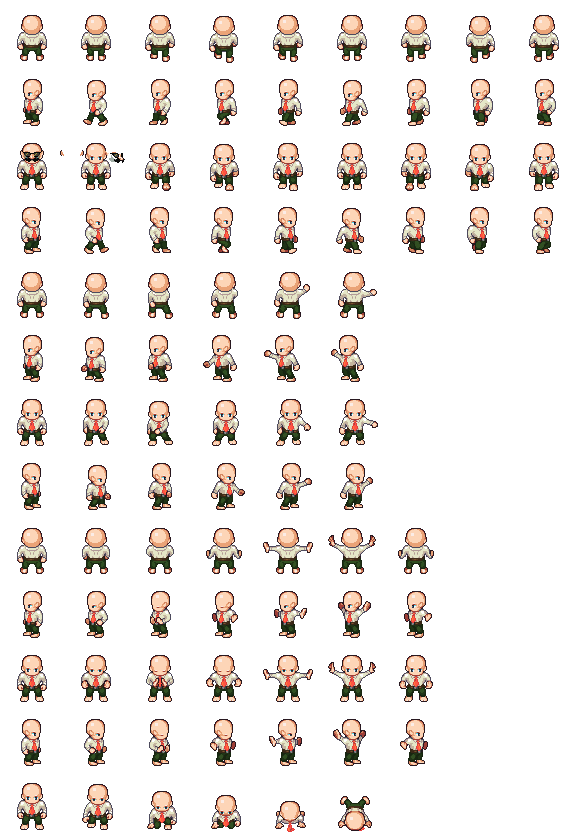
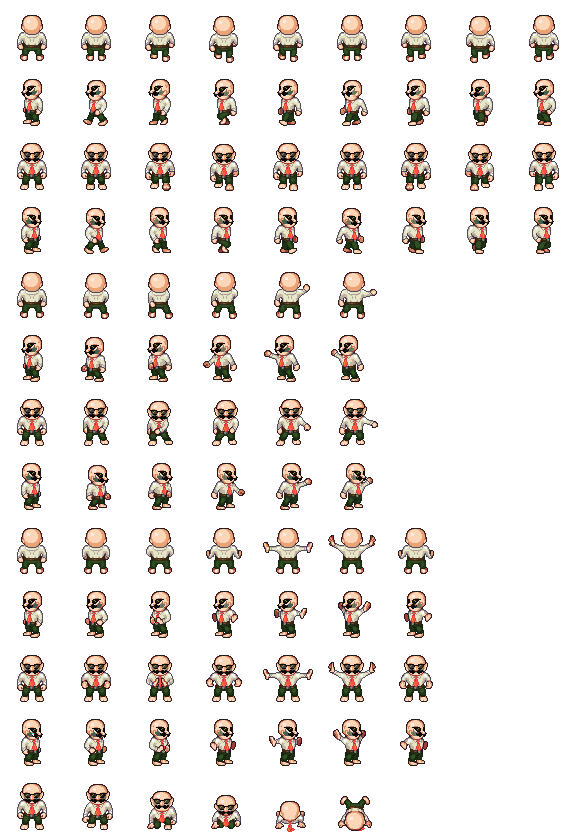
Before/after of a 576px x 832px layered artwork. What changed in the layer stack:
painted on "Pants" over [26, 606, 38, 672]
removed group "Layer Group Facial" (23 layers) over [60, 150, 125, 163]
renamed "Hair" to "Layer Group Facial", showed it, moved it out of group "Layer Group Facial", painted on it over [20, 84, 556, 815]
removed group "Facial Features" (8 layers) from group "Layer Group Facial" over [60, 154, 125, 163]
removed group "Noses" (3 layers) from group "Facial Features" over [60, 154, 124, 161]
removed layer "Big Nose" from group "Noses" over [61, 155, 124, 161]
removed layer "Straight Nose" from group "Noses" over [60, 154, 122, 159]
removed layer "Button Nose" from group "Noses" over [61, 155, 123, 160]
removed group "Facial Hair" (3 layers) from group "Facial Features" over [60, 154, 125, 163]
removed layer "Big Moustache" from group "Facial Hair" over [88, 157, 125, 163]
removed layer "French Moustache" from group "Facial Hair" over [88, 157, 124, 161]
removed layer "5 o'clock Shadow" (was 50%) from group "Facial Hair" over [60, 154, 121, 162]
removed group "Ears" (2 layers) from group "Layer Group Facial" over [60, 150, 109, 156]
removed layer "Big Ears" from group "Ears" over [60, 150, 109, 156]
removed group "Accessories" (4 layers) from group "Layer Group Facial" over [60, 151, 123, 163]
removed layer "Sunglasses" from group "Accessories" over [60, 151, 123, 158]
removed group "Eyes" (4 layers) from group "Layer Group Facial" over [60, 151, 119, 162]
removed layer "Angry Eyes" from group "Eyes" over [60, 151, 119, 158]
